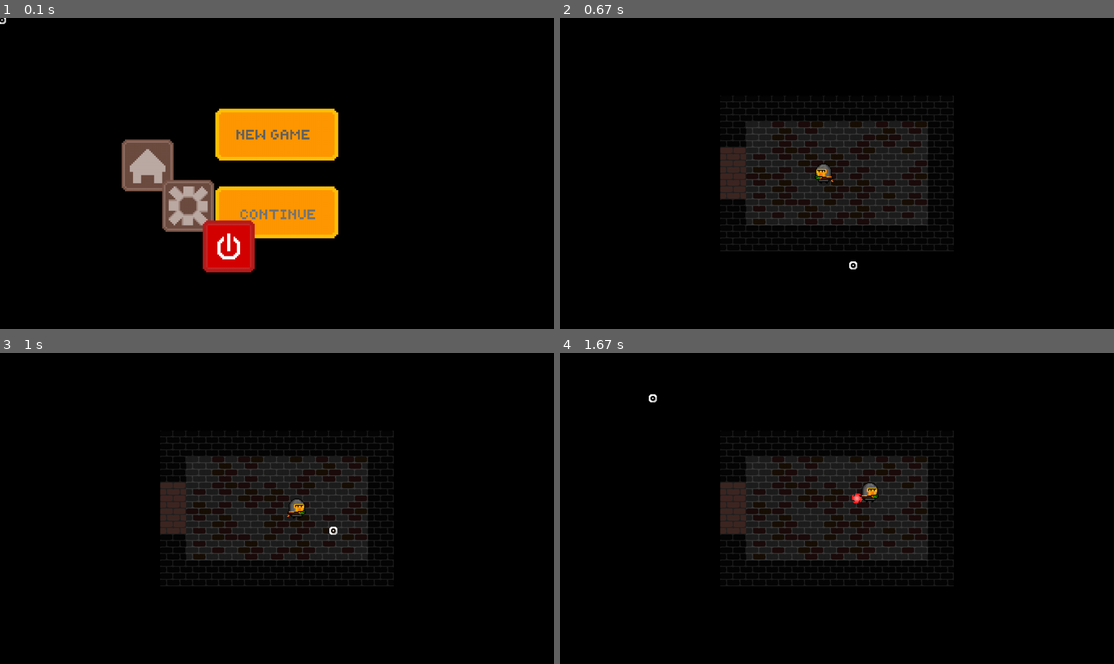
Above: before the commit, frames 1-4 (two rows, left to right).
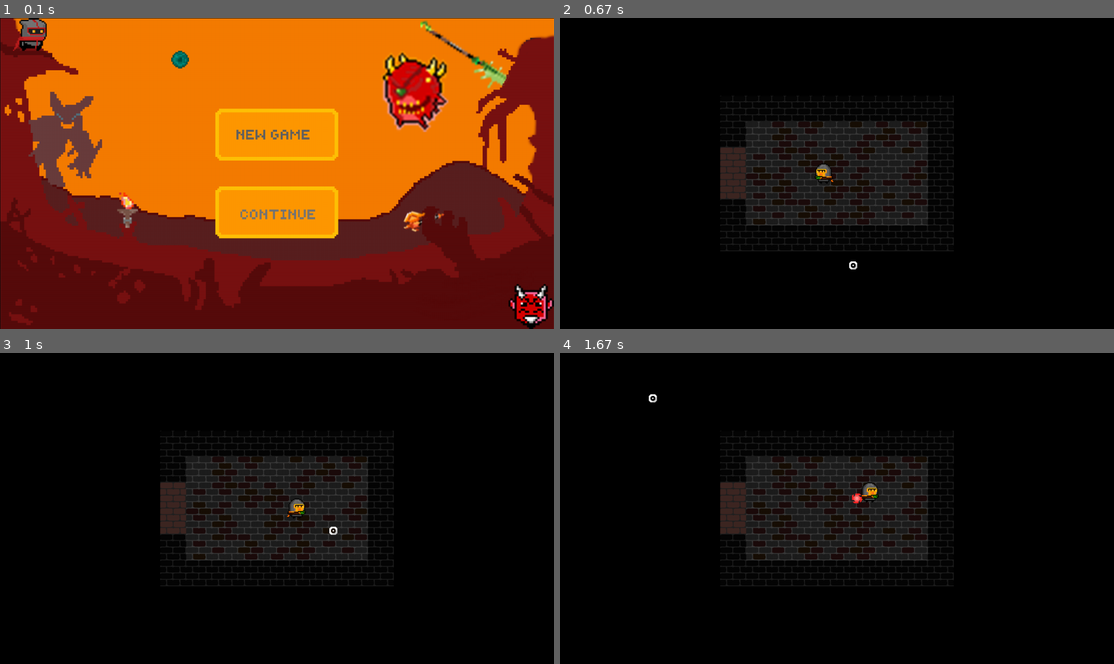
Above: after the commit, the same moments.

Repository: VladislavTuzov/PyGame
Game: pygame game, started from main.py
Two runs of this game, one before a commit and one after it. Both use one fixed random seed, a clock stepped at 60 frames per second and the inputs below.
Inputs (mouse positions are in pixels of both pictures, inside the frame that each line leads up to):
- Up to frame 1 (0.1 s): no input
- Up to frame 2 (0.67 s): press the mouse at (837, 133) at 0.37 s; move the mouse to (842, 198) at 0.47 s; release the mouse at (853, 263) at 0.6 s
- Up to frame 3 (1 s): hold Right from 0.67 s (still down); move the mouse to (332, 530) at 0.7 s
- Up to frame 4 (1.67 s): release Right at 1.13 s; click (886, 586) at 1.22 s; hold Up from 1.5 s (still down); click (654, 396) at 1.58 s

The runs differ from the first frame. In frame 1, 93% of the frame differs, in the area x 0-100%, y 0-100%; in frame 2, nothing differs; in frame 3, nothing differs; in frame 4, nothing differs.

Commit message:
background in menu

Diff:
--- a/main.py
+++ b/main.py
@@ -17,17 +17,16 @@
                 flags=pygame.FULLSCREEN | pygame.HWSURFACE | pygame.SCALED)
     pygame.display.set_caption('Game')
 
-    pygame.mouse.set_visible(False)
-    cursor = CustomCursor(config.CURSOR_FILENAME)
-
-    knight = Knight()
-    knight.add_weapon(BaseWeapon('awp', damage=5, cooldown=2))
-    knight.add_weapon(Broom())
+    hero = Knight()
+    hero.add_weapon(BaseWeapon('awp', damage=5, cooldown=2))
+    hero.add_weapon(Broom())
 
     try:
-        menu.menu_screen(screen, cursor)
+        menu.menu_screen(screen)
     except NewGamePseudoError:
-        gameplay.play_level(screen, cursor, knight)
+        pygame.mouse.set_visible(False)
+        cursor = CustomCursor(config.CURSOR_FILENAME)
+        gameplay.play_level(screen, cursor, hero)
     except ExitPseudoError:
         pass
 
--- a/menu.py
+++ b/menu.py
@@ -7,13 +7,15 @@
 from classes.exceptions import ExitPseudoError, NewGamePseudoError
 
 
-def menu_screen(screen, cursor):
+def menu_screen(screen):
     pygame.mixer.music.load('source/music/menu.wav')
 
     clock = pygame.time.Clock()
 
     screen_rect = screen.get_rect()
     screen_width, screen_height = screen_rect.size
+
+    background = pygame.image.load('source/fon_def.png')
 
     new_game_button = MenuButton('new_game')
     new_game_button.rect.x = (screen_width - new_game_button.rect.width) // 2
@@ -23,11 +25,13 @@
     continue_button.rect.x = (screen_width - continue_button.rect.width) // 2
     continue_button.rect.y = screen_height // 2 + continue_button.rect.height // 4
 
-    home_button = MenuButton('home', x=300, y=300)
-    settings_button = MenuButton('settings', x=400, y=400)
-    exit_button = MenuButton('exit', x=500, y=500)
+    pygame.mixer.music.play(loops=-1, fade_ms=10000)
 
-    pygame.mixer.music.play(loops=-1, fade_ms=10000)
+    screen.blit(background, (1, 1))
+    screen.blit(new_game_button.image, new_game_button.rect)
+    screen.blit(continue_button.image, continue_button.rect)
+
+    pygame.display.flip()
 
     running = True
     while running:
@@ -37,28 +41,7 @@
                 sys.exit(0)
             elif event.type == pygame.MOUSEBUTTONDOWN:
                 if continue_button.collidepoint(event.pos):
-                    print('continue')
-                    pygame.mixer.music.fadeout(5000)
+                    continue
                 elif new_game_button.collidepoint(event.pos):
                     pygame.mixer.music.fadeout(5000)
                     raise NewGamePseudoError('start new game')
-                elif home_button.collidepoint(event.pos):
-                    print('home')
-                elif settings_button.collidepoint(event.pos):
-                    print('settings')
-                elif exit_button.collidepoint(event.pos):
-                    raise ExitPseudoError('exit from menu')
-
-        screen.fill('black')
-
-        screen.blit(new_game_button.image, new_game_button.rect)
-        screen.blit(continue_button.image, continue_button.rect)
-        screen.blit(home_button.image, home_button.rect)
-        screen.blit(settings_button.image, settings_button.rect)
-        screen.blit(exit_button.image, exit_button.rect)
-
-        cursor.update_pos(pygame.mouse.get_pos())
-        screen.blit(cursor.image, cursor.rect)
-
-        pygame.display.flip()
-        clock.tick(FPS)
